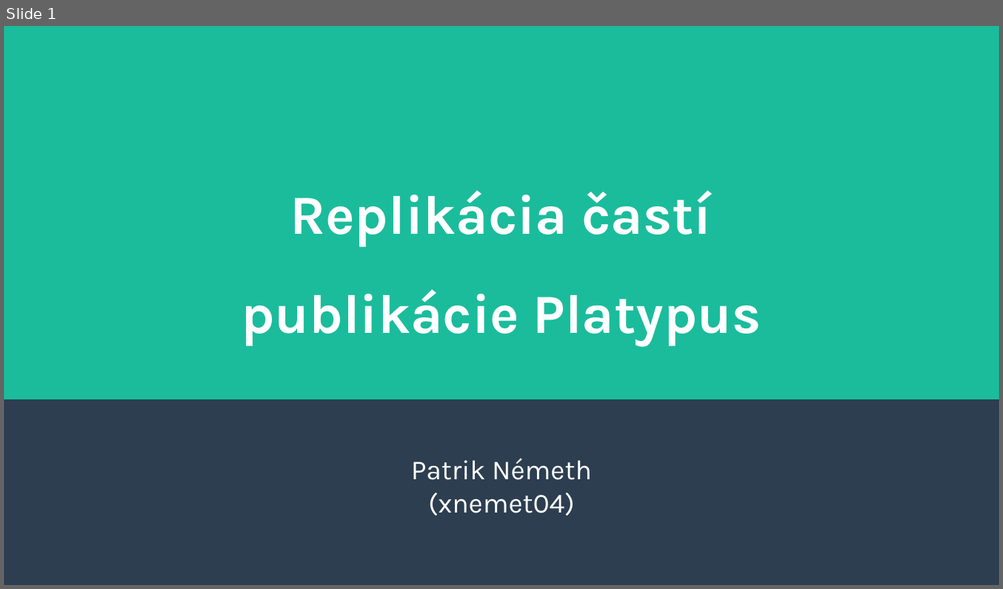
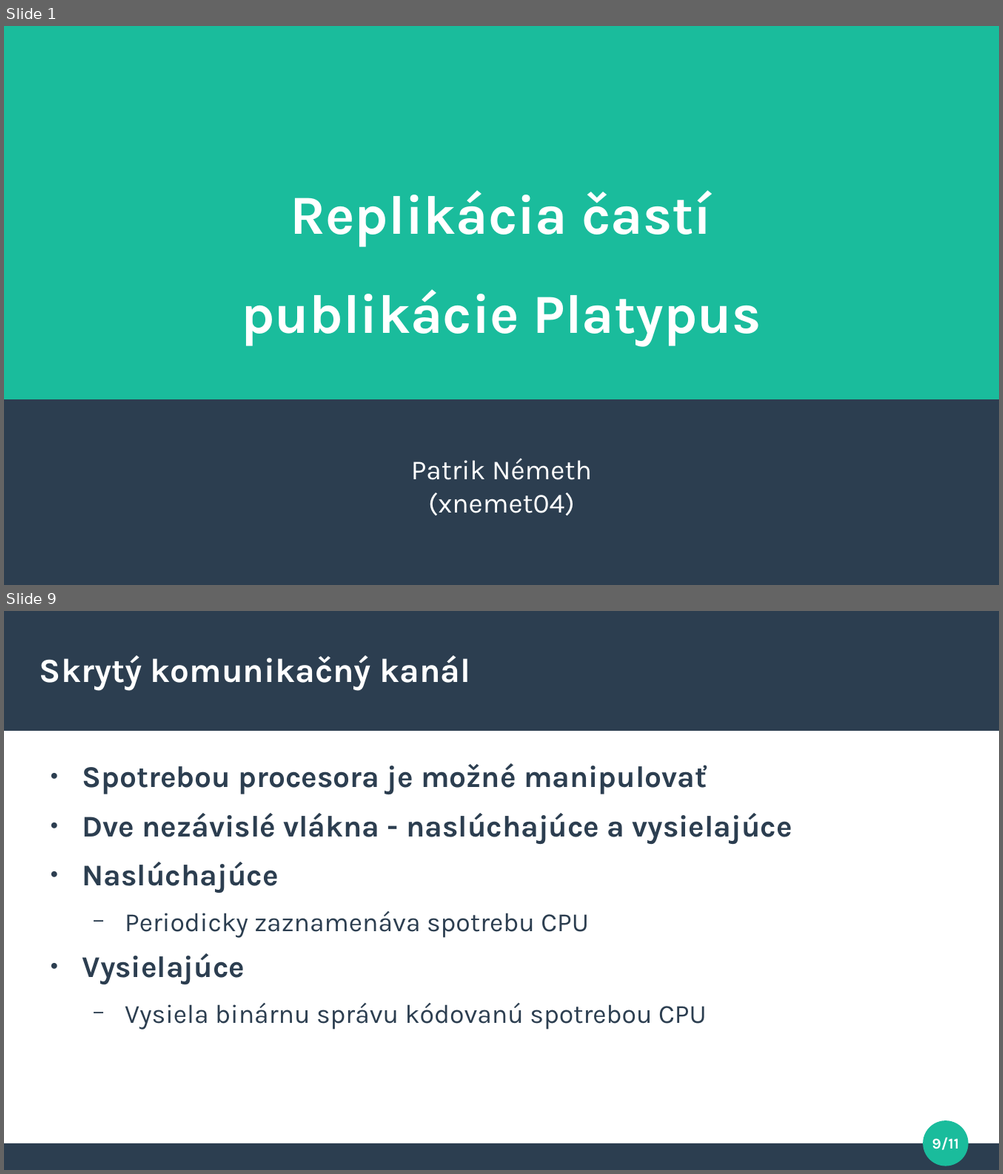
Before and after one commit to pemeth/bza-platypus, a slide deck: prezentacia.odp. Shown one above the other, each under a label of ours: slide 1 before the commit, slides 1 and 9 after it; the slides between them are not shown. The pictures are 1003x589 and 1003x1174 pixels, drawn with LibreOffice and Linux fonts; fonts in the diff are those of the drawing. Boxes give left, top, right and bottom in pixels: in the first picture for what was removed or moved away, otherwise in the second. Text is boxed around its words. In the diff, an @@ line names an element or a change of style, - is before the commit and + after.

```diff
--- a/prezentacia.odp
+++ b/prezentacia.odp
@@ slide 9 added at (x1=4, y1=611, x2=999, y2=1170), background #FFFFFF @@
@@ rectangle added at (x1=4, y1=611, x2=999, y2=731), fill #2C3E50 @@
@@ title added at (x1=40, y1=655, x2=470, y2=690), 27 pt, text #FFFFFF, bold @@
+Skrytý komunikačný kanál
@@ text added at (x1=82, y1=763, x2=792, y2=1030), 24 pt, text #2C3E50, bold @@
+● Spotrebou procesora je možné manipulovať
+● Dve nezávislé vlákna - naslúchajúce a vysielajúce
+● Naslúchajúce
+  − Periodicky zaznamenáva spotrebu CPU
+● Vysielajúce
+  − Vysiela binárnu správu kódovanú spotrebou CPU
@@ ellipse added at (x1=924, y1=1122, x2=968, y2=1166), fill #1ABC9C, outline #1ABC9C 0.85 pt @@
@@ page number added at (x1=932, y1=1138, x2=959, y2=1150), 12 pt, text #FFFFFF, bold @@
+9/11
@@ rectangle added at (x1=4, y1=1145, x2=999, y2=1170), fill #2C3E50 @@
```
Also in this commit, not shown: 1 slide changed, 3 other slides added, 2 other files.
